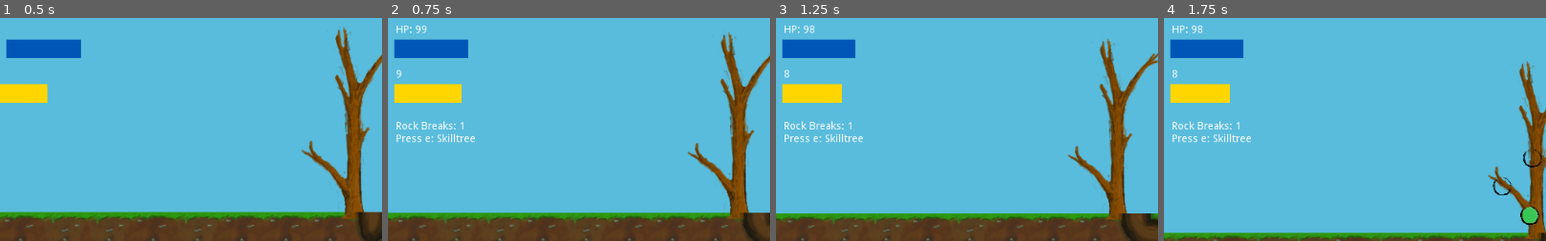
Above: before the commit, frames 1-4 (left to right).
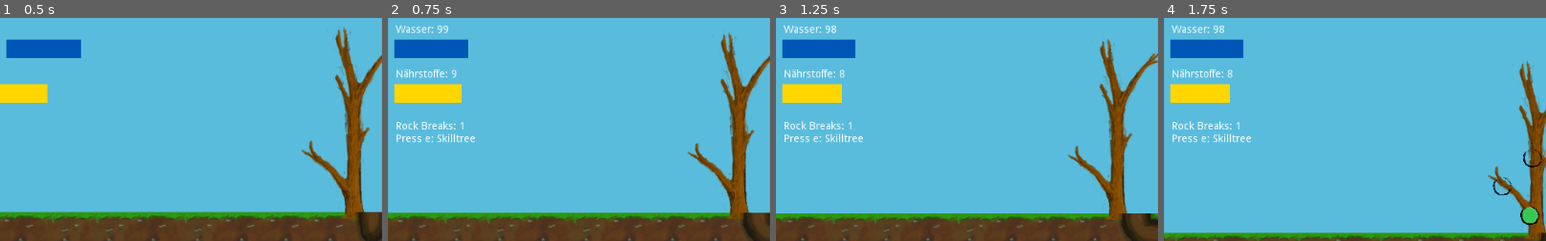
Above: after the commit, the same moments.

Repository: Sushperson/Tree-Simulator-2023
Game: Godot game, scene res://Scenes/World.tscn
Two runs of this game, one before a commit and one after it. Both use one fixed random seed, a clock stepped at 60 frames per second and the inputs below. The engine's default icon, where the game draws it, is replaced by a stand-in: a white triangle on a blue panel in a dark square.
Inputs:
- Up to frame 1 (0.5 s): no input
- Up to frame 2 (0.75 s): tap Enter (ui_accept) at 0.5 s; hold D (right) from 0.53 s (still down)
- Up to frame 3 (1.25 s): keep holding D (right); tap Enter (ui_accept) at 0.77 s
- Up to frame 4 (1.75 s): tap E (skilltree) at 1.25 s; release D (right) at 1.28 s; hold S (down) from 1.28 s (still down); tap Enter (ui_accept) at 1.52 s
The pictures show only the part of the screen within x 1-51%, y 1-51%; the shares and areas given below are measured in that part.

Frame 1 is identical in both runs. In frame 2, 0.5% of the frame differs, in the area x 2-18%, y 3-27%; in frame 3, 0.6%; in frame 4, 0.6%.

Commit message:
Damn UI Fix

Diff:
--- a/Tree_sim/Scripts/World.gd
+++ b/Tree_sim/Scripts/World.gd
@@ -260,7 +260,7 @@
 			player.position = Vector2(player.path[-1][0] * tile_size + tile_size/2, player.path[-1][1]* tile_size + tile_size/2)
 	elif in_spiel_modus == spiel_modi.skilltree:
 		set_text_kaufen()
-	get_node("HUD/FoodBar").set_text(str(player.remaining_current_root_tiles))
+	get_node("HUD/FoodBar").set_text("Nährstoffe: " + str(player.remaining_current_root_tiles))
 
 	player_char()
 	visual_food()
@@ -303,7 +303,7 @@
 	if HUD.hp_bar > 100:
 		HUD.hp_bar = 100
 	HUD.hp_bar -= player.water_usage
-	HpLabel.set_text("HP: " + str(HUD.hp_bar))
+	HpLabel.set_text("Wasser: " + str(HUD.hp_bar))
 	var remaining_rock_breaks = player.get_remaining_rock_brakes()
 	get_node("HUD/StoneSkill").set_text("Rock Breaks: " + str(remaining_rock_breaks)+"\nPress e: Skilltree")
 
